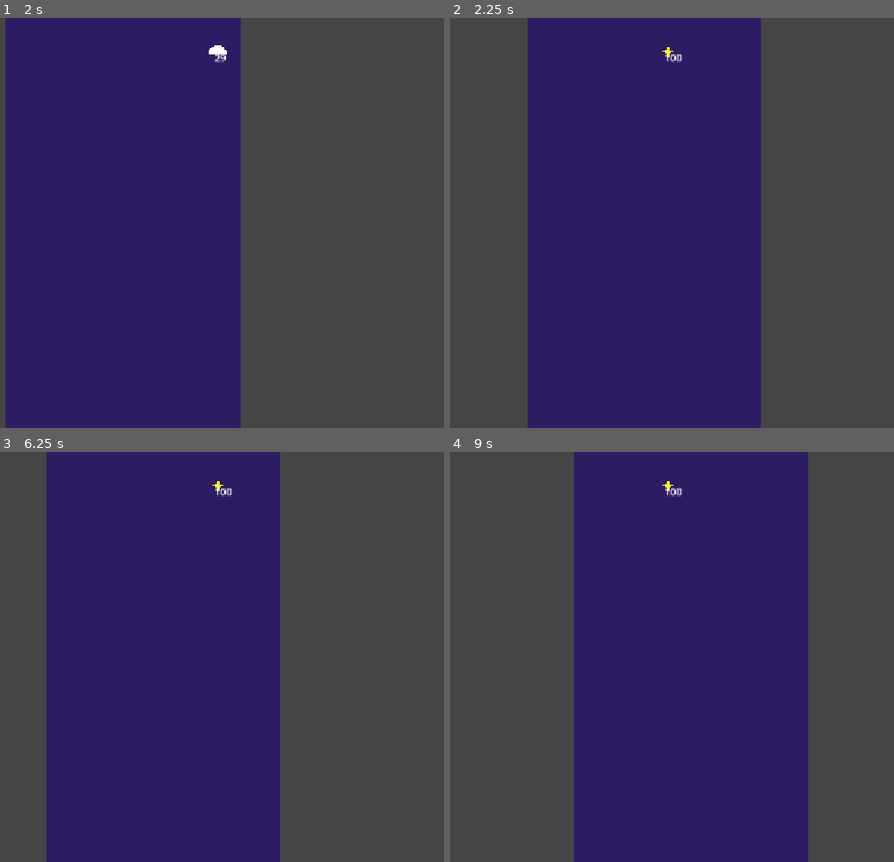
Above: before the commit, frames 1-4 (two rows, left to right).
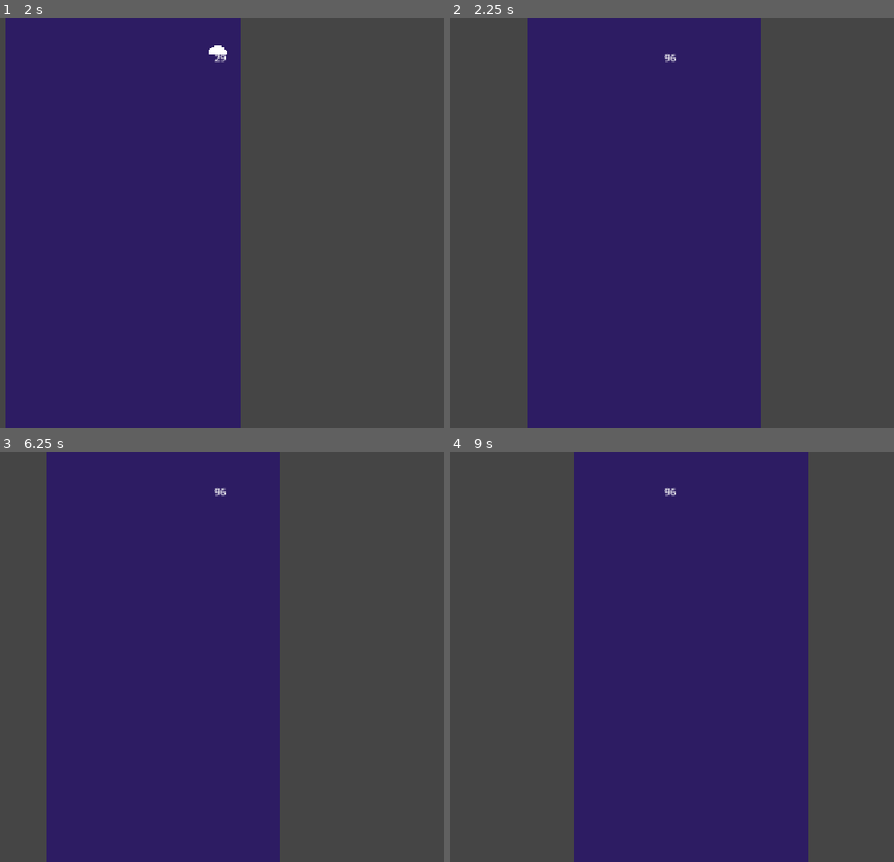
Above: after the commit, the same moments.

Repository: crissoll/Fail-Safe-Game-Jam
Game: Godot game, scene res://scenes/levels/basic_level.tscn
Same seed, same stepped clock (60 frames per second), same inputs: the game is played once before the commit and once after it.
Inputs:
- Up to frame 1 (2 s): tap Enter (reset_level) at 0.5 s; hold D (right) 0.53-1.28 s; tap Space (switch_dimension) at 0.6, 1.35 s; hold Up (slow_down) from 1.28 s (still down)
- Up to frame 2 (2.25 s): tap Enter (reset_level) at 2 s; release Up (slow_down) at 2.03 s; hold D (right) from 2.03 s (still down); tap Space (switch_dimension) at 2.1 s
- Up to frame 3 (6.25 s): tap Space (switch_dimension) every 0.75 s from 2.85 to 5.85 s; release D (right) at 3.53 s; hold A (left) 3.53-5.03 s; tap Enter (reset_level) at 4.15, 5.75 s; hold Up (slow_down) 5.03-5.78 s; hold D (right) from 5.78 s (still down)
- Up to frame 4 (9 s): tap Space (switch_dimension) every 0.75 s from 6.6 to 8.85 s; release D (right) at 8.03 s; hold Up (slow_down) 8.03-8.78 s; tap Enter (reset_level) at 8.75 s; hold A (left) from 8.78 s (still down)

Frame 1 is identical in both runs. In frame 2, less than 0.1% of the frame differs, in the area x 47-53%, y 7-11%; in frame 3, less than 0.1%; in frame 4, less than 0.1%.

Commit message:
moved cooldown from brake_component to stamina_component

Diff:
--- a/first-prototype----dropper-/scenes/player.tscn
+++ b/first-prototype----dropper-/scenes/player.tscn
@@ -45,12 +45,14 @@
 
 [node name="Components" type="Node" parent="." unique_id=972240952]
 
-[node name="BrakeComponent" type="Node" parent="Components" unique_id=1851768807 node_paths=PackedStringArray("paraglider")]
+[node name="BrakeComponent" type="Node" parent="Components" unique_id=1851768807 node_paths=PackedStringArray("paraglider", "stamina_comp")]
 script = ExtResource("2_dqkch")
 paraglider = NodePath("../../Paraglider")
+stamina_comp = NodePath("../StaminaComponent")
 
-[node name="StaminaComponent" type="Node" parent="Components" unique_id=1169024055]
+[node name="StaminaComponent" type="Node" parent="Components" unique_id=1169024055 node_paths=PackedStringArray("player")]
 script = ExtResource("3_qlg0r")
+player = NodePath("../..")
 
 [node name="HealthComponent" type="Node" parent="Components" unique_id=1760932184]
 script = ExtResource("4_tuyoq")
--- a/first-prototype----dropper-/scripts/classes/player/brake_component.gd
+++ b/first-prototype----dropper-/scripts/classes/player/brake_component.gd
@@ -3,32 +3,20 @@
 
 signal brake_started
 signal brake_ended
-signal cooldown_ended
 
 @export var paraglider : Polygon2D
 @export var brake_strength := 300.0
-@export var cooldown_time := 0.5
-var current_cooldown := 0.0
+@export var stamina_comp : StaminaComponent
 
-
-func _ready() -> void:
-	pass
-
-func _process(delta: float) -> void:
-	if current_cooldown > 0:
-		current_cooldown -= delta
-		if current_cooldown <= 0:
-			cooldown_ended.emit()
+## property used to avoid automatic brake usage on stamina recover while holding
+## down the brake key
+var brake_jammed := false
 
 func can_brake() -> bool:
-	return current_cooldown <= 0
+	return !stamina_comp.is_depleted && !brake_jammed
 
-func start_cooldown() -> void:
-	current_cooldown = cooldown_time
+func stop_braking() -> void:
 	brake_ended.emit()
 
 func start_braking() -> void:
 	brake_started.emit()
-
-func reset() -> void:
-	current_cooldown = 0
--- a/first-prototype----dropper-/scripts/classes/player/player.gd
+++ b/first-prototype----dropper-/scripts/classes/player/player.gd
@@ -8,7 +8,6 @@
 @export var health_comp: HealtComponent
 
 #vars
-@onready var star: Polygon2D = $Star
 @onready var camera: Camera2D = $Camera2D
 @onready var temp_stamina_label: Label = $TempStaminaLabel
 
@@ -34,9 +33,7 @@
 	brake_comp.brake_started.connect(func(): brake_comp.paraglider.show())
 	brake_comp.brake_ended.connect(func():
 		brake_comp.paraglider.hide()
-		star.show()
 	)
-	brake_comp.cooldown_ended.connect(func(): star.hide())
 
 	health_comp.die.connect(reset)
 
@@ -63,21 +60,23 @@
 
 	var trying_to_brake = Input.is_action_pressed(&"slow_down")
 
-	#if slow_down is pressed and we can brake (not in cooldown state) and stamina is not depleted -> shows brake_comp.paraglider
-	if Input.is_action_just_pressed(&"slow_down") and brake_comp.can_brake() and !stamina_comp.is_depleted:
+	if Input.is_action_just_pressed(&"slow_down") and brake_comp.can_brake():
 		brake_comp.start_braking()
 
-	#if we keep pressing slow_down and we can brake (not in cooldown state) and stamina is not depleted -> we consume stamina and we slow down
-	if trying_to_brake and brake_comp.can_brake() and !stamina_comp.is_depleted:
-		stamina_comp.consume(brake_stamina_consumption, delta)
-		_apply_brake_force(delta)
-	else: #in any other cases we are recovering stamina and applying regular gravity
-		stamina_comp.recover(delta)
+	if trying_to_brake && brake_comp.can_brake():
+			stamina_comp.consume(brake_stamina_consumption, delta)
+			_apply_brake_force(delta)
+	else:
 		_apply_gravity(delta)
+		if trying_to_brake:
+			brake_comp.brake_jammed = true
 
-	#as soon as we release slow_down or stamina is depleted -> cooldown timer resets and starts decreasing, we show the star and we hide the brake_comp.paraglider
-	if Input.is_action_just_released(&"slow_down") or stamina_comp.is_depleted:
-		brake_comp.start_cooldown()
+	if Input.is_action_just_released(&"slow_down"):
+		brake_comp.brake_jammed = false
+		brake_comp.stop_braking()
+	elif stamina_comp.is_depleted:
+		brake_comp.stop_braking()
+
 
 func _apply_brake_force(delta: float) -> void:
 	if abs(linear_velocity.y) > min_y_speed and abs(linear_velocity.y) < max_y_speed:
@@ -117,13 +116,11 @@
 
 	if brake_comp.paraglider:
 		brake_comp.paraglider.hide()
-	if star:
-		star.hide()
+
 
 	if stamina_comp:
 		stamina_comp.reset()
-	if brake_comp:
-		brake_comp.reset()
+
 	if spirit_comp:
 		spirit_comp.reset(self)
 
--- a/first-prototype----dropper-/scripts/classes/player/stamina_component.gd
+++ b/first-prototype----dropper-/scripts/classes/player/stamina_component.gd
@@ -6,14 +6,26 @@
 signal stamina_recovered
 
 @export var max_stamina := 100.0
-@export var recover_rate := 60.0
+@export var _recover_rate := 60.0
+@export var cooldown := 0.5
 var current_stamina: float
 var is_depleted := false
 
+var last_usage : int
+
+@export var player: Player
 func _ready() -> void:
 	current_stamina = max_stamina
 
+func _physics_process(delta: float) -> void:
+	if player.reverse_camera:
+		return
+
+	if Time.get_ticks_msec() - last_usage > 1000 * cooldown:
+		_recover(delta)
+
 func consume(amount: float, delta: float) -> void:
+	last_usage = Time.get_ticks_msec()
 	if is_depleted: return
 	current_stamina -= amount * delta
 	stamina_changed.emit(current_stamina)
@@ -23,9 +35,9 @@
 		is_depleted = true
 		stamina_depleted.emit()
 
-func recover(delta: float) -> void:
+func _recover(delta: float) -> void:
 	if current_stamina < max_stamina:
-		current_stamina = minf(current_stamina + recover_rate * delta, max_stamina)
+		current_stamina = minf(current_stamina + _recover_rate * delta, max_stamina)
 		stamina_changed.emit(current_stamina)
 		if is_depleted and current_stamina > 0:
 			is_depleted = false
